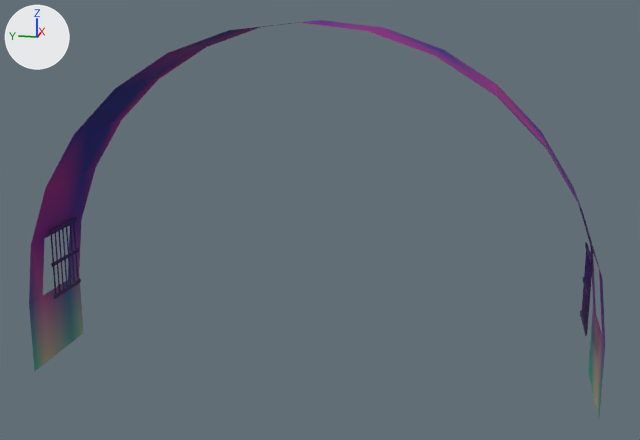
Before and after pictures for a commit that changed the glTF model assets/kit/canal_vault_8m_win.glb.
Camera for both pictures: a 50 mm camera at (-59.7, -12.6, 23.2) aimed at (-0.1, -0.7, 8.4). Arrows for +X, +Y and +Z are at upper left; the lights stay in place. The older version comes first. Vertices at exactly the same position are counted once.

Objects in the first picture: 'canal_vault', 'vault_bars'.
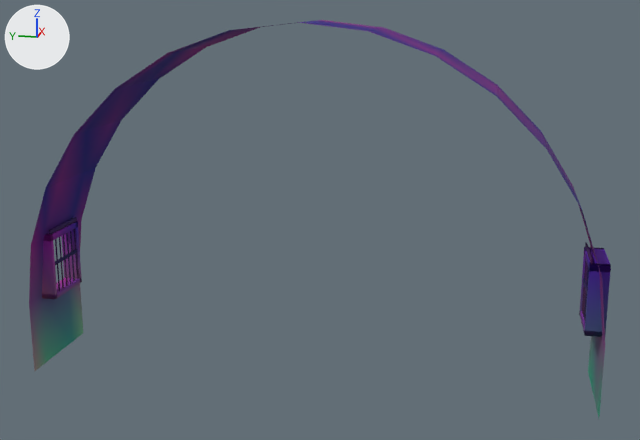
What the commit changed:
me_canal_vault has 68 vertices, 92 faces and spans x -4.0..4.0, y -20.0..20.0, z -3.2..22.0.
me_canal_vault is used by ob_canal_vault; location (0.0, 0.0, 0.0).
me_canal_vault part 1: 47 faces centred in x -3.3..3.3, y -20.0..20.0, z -1.5..21.8 are repainted in the vertex colours; the middle colour stays purple #6d00bf.
me_canal_vault part 2: 29 faces centred in x -3.3..3.3, y -20.0..20.0, z -1.5..21.8 are repainted in the vertex colours; the middle colour goes from pink #c300c0 to purple #7600c0.
me_canal_vault part 3: 16 faces centred in x -3.3..3.3, y -19.8..20.0, z -1.5..21.8 are repainted in the vertex colours; the middle colour goes from purple #9800be to pink #af00be.
Mesh me_vault_reveal is new.
It consists of a torus around y (ring radius 3.2, tube radius 0.7) spanning x -2.2..2.2, y -20.2..-18.9, z 1.8..6.8; a torus around y (ring radius 3.2, tube radius 0.7) spanning x -2.2..2.2, y 18.9..20.2, z 1.8..6.8.
It uses material mat_m_stone_dark.
Object 'vault_reveal' (ob_vault_reveal) is new; it shows me_vault_reveal.
Its location is (0.0, 0.0, 0.0).

Changed parts and their boxes (x1, y1, x2, y2) in the pictures (640 x 440 px):
'vault_reveal', added
    after: (42, 221, 611, 337)
part 1 of me_canal_vault, recoloured
    both: (45, 21, 605, 416)
part 2 of me_canal_vault, recoloured
    both: (29, 21, 602, 416)
part 3 of me_canal_vault, recoloured
    both: (29, 20, 605, 371)
